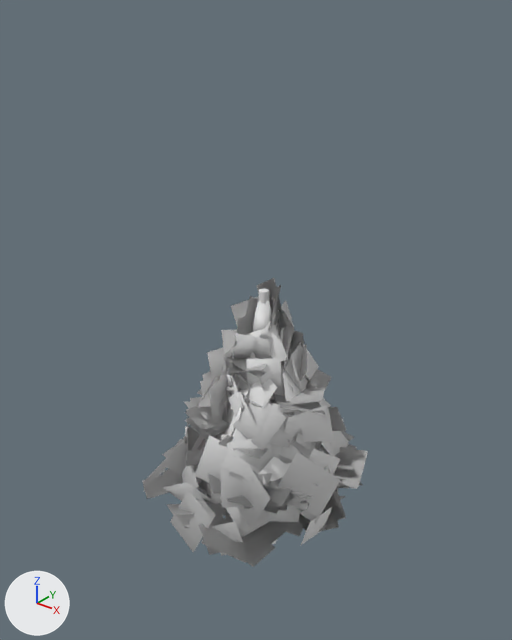
Two versions of the glTF model models/variants/pine_v3.glb, one commit apart.
Camera for both pictures: a camera (50 mm lens) standing at (7.65, -9.79, 11.48) and looking at (-0.13, -0.07, 5.45). Every picture has the same lights, and +X, +Y and +Z are marked at lower left. The picture after the commit comes second. Where no turn or scale is listed for an object, it has been applied to the vertices. Vertices at exactly the same position are counted once.

Before the edit, the objects in view are built like this:
```python
me_body_canopy0 = bpy.data.meshes.new('Body_Canopy0')
me_body_canopy0.from_pydata(...)  # 514 vertices, 273 faces; spans x -2.41..2.22, y -2.43..2.38, z -1.49..1.39
me_body_canopy1 = bpy.data.meshes.new('Body_Canopy1')
me_body_canopy1.from_pydata(...)  # 398 vertices, 215 faces; spans x -2.39..2.21, y -1.95..2.05, z -1.52..1.32
me_body_canopy2 = bpy.data.meshes.new('Body_Canopy2')
me_body_canopy2.from_pydata(...)  # 250 vertices, 141 faces; spans x -1.76..1.61, y -1.49..1.8, z -1.44..1.2
me_body_canopy3 = bpy.data.meshes.new('Body_Canopy3')
me_body_canopy3.from_pydata(...)  # 154 vertices, 93 faces; spans x -1.12..1.46, y -0.85..1.27, z -1.23..1.08
me_body_canopy4 = bpy.data.meshes.new('Body_Canopy4')
me_body_canopy4.from_pydata(...)  # 74 vertices, 53 faces; spans x -0.73..0.82, y -0.91..0.82, z -1.16..0.76
me_body_trunk = bpy.data.meshes.new('Body_Trunk')
me_body_trunk.from_pydata(...)  # 280 vertices, 556 faces; spans x -0.33..0.37, y -0.36..0.39, z 0.0..6.09
ob_body_canopy0 = bpy.data.objects.new('Body_Canopy0', me_body_canopy0)
ob_body_canopy0.location = (0.0, 0.0, 2.65)
ob_body_canopy1 = bpy.data.objects.new('Body_Canopy1', me_body_canopy1)
ob_body_canopy1.location = (0.0, 0.0, 3.44)
ob_body_canopy2 = bpy.data.objects.new('Body_Canopy2', me_body_canopy2)
ob_body_canopy2.location = (0.0, 0.0, 4.18)
ob_body_canopy3 = bpy.data.objects.new('Body_Canopy3', me_body_canopy3)
ob_body_canopy3.location = (0.0, 0.0, 4.87)
ob_body_canopy4 = bpy.data.objects.new('Body_Canopy4', me_body_canopy4)
ob_body_canopy4.location = (0.0, 0.0, 5.56)
ob_body_trunk = bpy.data.objects.new('Body_Trunk', me_body_trunk)
ob_body_trunk.location = (0.0, 0.0, 0.0)
```
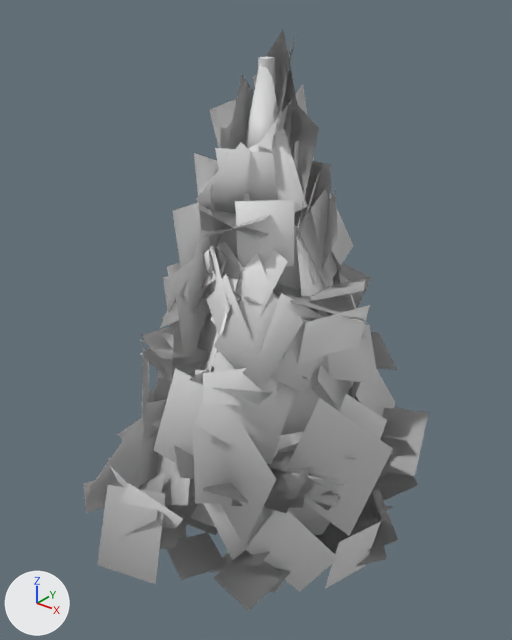
Location of each change, (x1, y1, x2, y2) in pixels of the pictures (512 x 640 px):
'Body_Canopy1', moved, rescaled (56% wider, 95% taller): before (184, 373, 368, 529); after (141, 241, 429, 546)
'Body_Canopy0', reshaped (52% wider, 67% taller): before (142, 419, 362, 567); after (83, 363, 418, 611)
'Body_Canopy2', moved, rescaled (59% wider, 95% taller): before (185, 351, 346, 459); after (140, 193, 397, 405)
'Body_Canopy3', moved, rescaled (65% wider, 104% taller): before (207, 296, 325, 417); after (172, 75, 367, 323)
'Body_Canopy4', moved, rescaled (73% wider, 110% taller): before (222, 278, 294, 378); after (194, 30, 319, 241)
'Body_Trunk', reshaped (mostly hidden): before (258, 289, 277, 545); after (258, 57, 275, 89)

What the commit changed:
me_body_canopy0 is used by ob_body_canopy0; location (0.0, 0.0, 2.65).
me_body_canopy0 had 514 vertices, 273 faces and spanned x -2.41..2.22, y -2.43..2.38, z -1.49..1.39.
me_body_canopy0 now has 514 vertices, 273 faces and spans x -3.64..3.43, y -3.68..3.45, z -1.54..3.72.
me_body_canopy0 part 1: 514 of 514 vertices moved; they spanned x -2.41..2.22, y -2.43..2.38, z -1.49..1.39 and now span x -3.64..3.43, y -3.68..3.45, z -1.54..3.72; mean shift (-0.06, 0.11, 0.58).
me_body_canopy1 is used by ob_body_canopy1; location (0.0, 0.0, 3.44).
me_body_canopy1 had 398 vertices, 215 faces and spanned x -2.39..2.21, y -1.95..2.05, z -1.52..1.32.
me_body_canopy1 now has 398 vertices, 215 faces and spans x -3.58..3.31, y -2.93..3.07, z -1.09..4.3.
me_body_canopy1 part 2: the whole mesh is scaled about its middle by (1.5, 1.5, 1.9), then moved by (-0.05, 0.02, 1.7).
me_body_canopy2 is used by ob_body_canopy2; location (0.0, 0.0, 4.18).
me_body_canopy2 had 250 vertices, 141 faces and spanned x -1.76..1.61, y -1.49..1.8, z -1.44..1.2.
me_body_canopy2 now has 250 vertices, 141 faces and spans x -2.64..2.41, y -2.24..2.7, z -0.27..4.73.
me_body_canopy2 part 3: the whole mesh is scaled about its middle by (1.5, 1.5, 1.9), then moved by (-0.04, 0.08, 2.35).
me_body_canopy3 is used by ob_body_canopy3; location (0.0, 0.0, 4.87).
me_body_canopy3 had 154 vertices, 93 faces and spanned x -1.12..1.46, y -0.85..1.27, z -1.23..1.08.
me_body_canopy3 now has 154 vertices, 93 faces and spans x -1.68..2.2, y -1.27..1.9, z 0.74..5.13.
me_body_canopy3 part 4: the whole mesh is scaled about its middle by (1.5, 1.5, 1.9), then moved by (0.09, 0.1, 3.01).
me_body_canopy4 is used by ob_body_canopy4; location (0.0, 0.0, 5.56).
me_body_canopy4 had 74 vertices, 53 faces and spanned x -0.73..0.82, y -0.91..0.82, z -1.16..0.76.
me_body_canopy4 now has 74 vertices, 53 faces and spans x -1.09..1.23, y -1.37..1.24, z 1.5..5.13.
me_body_canopy4 part 5: the whole mesh is scaled about its middle by (1.5, 1.5, 1.9), then moved by (0.02, -0.02, 3.52).
me_body_trunk is used by ob_body_trunk; location (0.0, 0.0, 0.0).
me_body_trunk had 280 vertices, 556 faces and spanned x -0.33..0.37, y -0.36..0.39, z 0.0..6.09.
me_body_trunk now has 510 vertices, 1016 faces and spans x -0.46..0.56, y -0.52..0.49, z 0.0..10.26.
me_body_trunk part 6: 280 vertices removed from x -0.33..0.37, y -0.36..0.39, z 0.0..6.09; 510 vertices added at x -0.46..0.56, y -0.52..0.49, z 0.0..10.26.
